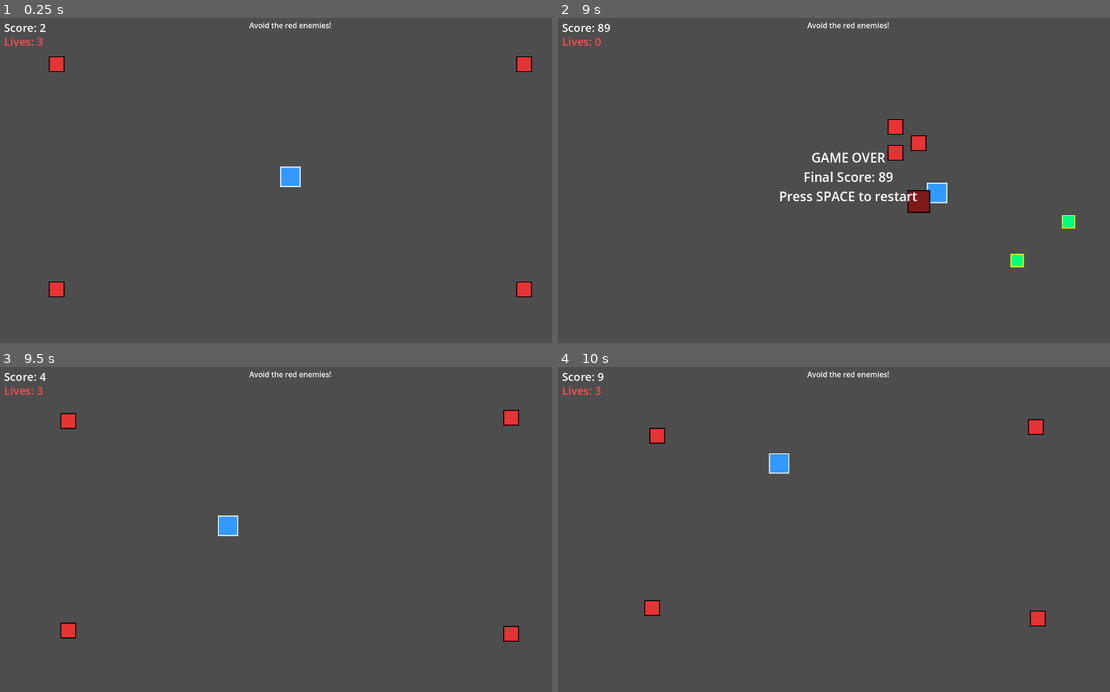
Above: before the commit, frames 1-4 (two rows, left to right).
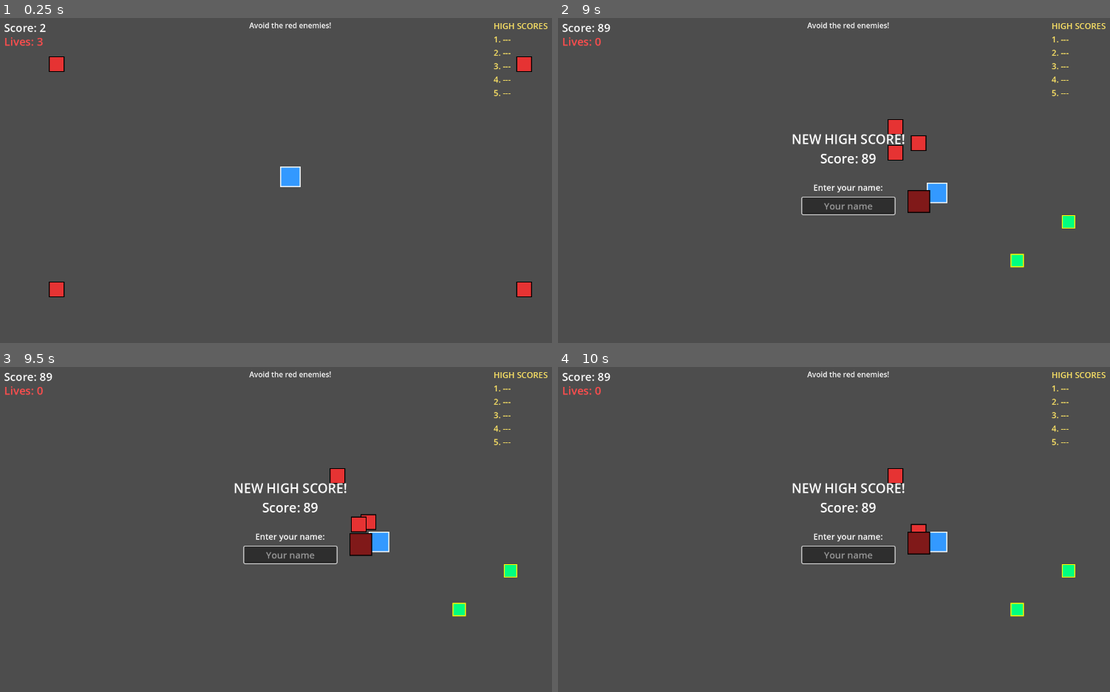
Above: after the commit, the same moments.

Repository: aryavolkan/evolve
Game: Godot game, scene res://main.tscn
Two runs of this game, one before a commit and one after it. Both use one fixed random seed, a clock stepped at 60 frames per second and the inputs below.
Inputs:
- Up to frame 1 (0.25 s): no input
- Up to frame 2 (9 s): tap Enter (ui_accept) at 0.5, 0.6, 0.77, 1.07, 1.35, 1.52, 1.82, 2.1, 2.85, 3.02, 3.32, 3.6, 3.77, 4.07, 4.35, 4.52, 4.82, 5.1, 5.85, 6.02, 6.32, 6.6, 6.77, 7.07, 7.35, 7.52, 7.82, 8.1, 8.85 s; hold Right (ui_right) 0.53-1.28 s; hold Down (ui_down) 1.28-2.03 s; hold Right (ui_right) 2.03-2.78 s; hold Up (ui_up) 2.78-3.53 s; hold Left (ui_left) 3.53-5.03 s; hold Down (ui_down) 5.03-5.78 s; hold Right (ui_right) 5.78-6.53 s; hold Up (ui_up) 6.53-7.28 s; hold Right (ui_right) 7.28-8.03 s; hold Down (ui_down) 8.03-8.78 s; hold Left (ui_left) from 8.78 s (still down)
- Up to frame 3 (9.5 s): keep holding Left (ui_left); tap Enter (ui_accept) at 9.02, 9.32 s
- Up to frame 4 (10 s): release Left (ui_left) at 9.53 s; hold Up (ui_up) from 9.53 s (still down); tap Enter (ui_accept) at 9.6, 9.77 s

The runs differ from the first frame. In frame 1, 0.2% of the frame differs, in the area x 89-100%, y 1-25%; in frame 2, 2.2%; in frame 3, 3.5%, in the area x 6-100%, y 1-85%; in frame 4, 3.4%.

Commit message:
Add persistent high score leaderboard with name entry
Features:
- Top 5 scores displayed on right side during gameplay
- Scores saved to user://highscores.save using FileAccess
- On game over, prompts for name if score qualifies
- Name limited to 10 characters, submit with ENTER
- Scores persist between game sessions

Co-Authored-By: Claude Opus 4.5 <noreply@anthropic.com>

Diff:
--- a/main.gd
+++ b/main.gd
@@ -3,14 +3,18 @@
 var score: float = 0.0
 var lives: int = 3
 var game_over: bool = false
+var entering_name: bool = false
 var next_spawn_score: float = 50.0
 var next_powerup_score: float = 30.0
 var enemy_scene: PackedScene = preload("res://enemy.tscn")
 var powerup_scene: PackedScene = preload("res://powerup.tscn")
+var high_scores: Array = []
 
 const POWERUP_DURATION: float = 5.0
 const SLOW_MULTIPLIER: float = 0.5
 const RESPAWN_INVINCIBILITY: float = 2.0
+const MAX_HIGH_SCORES: int = 5
+const SAVE_PATH: String = "user://highscores.save"
 
 # Difficulty scaling
 const BASE_ENEMY_SPEED: float = 150.0
@@ -23,6 +27,9 @@
 @onready var lives_label: Label = $CanvasLayer/UI/LivesLabel
 @onready var game_over_label: Label = $CanvasLayer/UI/GameOverLabel
 @onready var powerup_label: Label = $CanvasLayer/UI/PowerUpLabel
+@onready var scoreboard_label: Label = $CanvasLayer/UI/ScoreboardLabel
+@onready var name_entry: LineEdit = $CanvasLayer/UI/NameEntry
+@onready var name_prompt: Label = $CanvasLayer/UI/NamePrompt
 @onready var player: CharacterBody2D = $Player
 
 func _ready() -> void:
@@ -31,12 +38,20 @@
 	player.hit.connect(_on_player_hit)
 	game_over_label.visible = false
 	powerup_label.visible = false
+	name_entry.visible = false
+	name_prompt.visible = false
+	load_high_scores()
 	update_lives_display()
+	update_scoreboard_display()
 
 func _process(delta: float) -> void:
 	if game_over:
-		if Input.is_action_just_pressed("ui_accept"):
-			get_tree().reload_current_scene()
+		if entering_name:
+			if Input.is_action_just_pressed("ui_accept") and name_entry.text.strip_edges() != "":
+				submit_high_score(name_entry.text.strip_edges())
+		else:
+			if Input.is_action_just_pressed("ui_accept"):
+				get_tree().reload_current_scene()
 		return
 
 	score += delta * 10
@@ -152,9 +167,60 @@
 
 	if lives <= 0:
 		game_over = true
-		game_over_label.text = "GAME OVER\nFinal Score: %d\nPress SPACE to restart" % int(score)
-		game_over_label.visible = true
 		get_tree().paused = true
+
+		if is_high_score(int(score)):
+			entering_name = true
+			game_over_label.text = "NEW HIGH SCORE!\nScore: %d" % int(score)
+			game_over_label.visible = true
+			name_prompt.visible = true
+			name_entry.visible = true
+			name_entry.text = ""
+			name_entry.grab_focus()
+		else:
+			game_over_label.text = "GAME OVER\nFinal Score: %d\nPress SPACE to restart" % int(score)
+			game_over_label.visible = true
 	else:
 		# Respawn player at center with brief invincibility
 		player.respawn(Vector2(640, 360), RESPAWN_INVINCIBILITY)
+
+# High score functions
+func load_high_scores() -> void:
+	if FileAccess.file_exists(SAVE_PATH):
+		var file = FileAccess.open(SAVE_PATH, FileAccess.READ)
+		var data = file.get_var()
+		if data is Array:
+			high_scores = data
+		file.close()
+
+func save_high_scores() -> void:
+	var file = FileAccess.open(SAVE_PATH, FileAccess.WRITE)
+	file.store_var(high_scores)
+	file.close()
+
+func is_high_score(new_score: int) -> bool:
+	if high_scores.size() < MAX_HIGH_SCORES:
+		return true
+	return new_score > high_scores[-1]["score"]
+
+func submit_high_score(player_name: String) -> void:
+	var entry = { "name": player_name.substr(0, 10), "score": int(score) }
+	high_scores.append(entry)
+	high_scores.sort_custom(func(a, b): return a["score"] > b["score"])
+	if high_scores.size() > MAX_HIGH_SCORES:
+		high_scores.resize(MAX_HIGH_SCORES)
+	save_high_scores()
+
+	entering_name = false
+	name_entry.visible = false
+	name_prompt.visible = false
+	game_over_label.text = "GAME OVER\nFinal Score: %d\nPress SPACE to restart" % int(score)
+	update_scoreboard_display()
+
+func update_scoreboard_display() -> void:
+	var text = "HIGH SCORES\n"
+	for i in range(high_scores.size()):
+		text += "%d. %s - %d\n" % [i + 1, high_scores[i]["name"], high_scores[i]["score"]]
+	for i in range(high_scores.size(), MAX_HIGH_SCORES):
+		text += "%d. ---\n" % [i + 1]
+	scoreboard_label.text = text
--- a/main.tscn
+++ b/main.tscn
@@ -73,15 +73,65 @@
 anchor_right = 0.5
 anchor_bottom = 0.5
 offset_left = -200.0
-offset_top = -60.0
+offset_top = -120.0
 offset_right = 200.0
-offset_bottom = 60.0
+offset_bottom = 0.0
 grow_horizontal = 2
 grow_vertical = 2
 theme_override_font_sizes/font_size = 28
 text = "GAME OVER"
 horizontal_alignment = 1
 vertical_alignment = 1
+
+[node name="NamePrompt" type="Label" parent="CanvasLayer/UI"]
+layout_mode = 1
+anchors_preset = 8
+anchor_left = 0.5
+anchor_top = 0.5
+anchor_right = 0.5
+anchor_bottom = 0.5
+offset_left = -150.0
+offset_top = 10.0
+offset_right = 150.0
+offset_bottom = 40.0
+grow_horizontal = 2
+grow_vertical = 2
+theme_override_font_sizes/font_size = 18
+text = "Enter your name:"
+horizontal_alignment = 1
+
+[node name="NameEntry" type="LineEdit" parent="CanvasLayer/UI"]
+layout_mode = 1
+anchors_preset = 8
+anchor_left = 0.5
+anchor_top = 0.5
+anchor_right = 0.5
+anchor_bottom = 0.5
+offset_left = -100.0
+offset_top = 45.0
+offset_right = 100.0
+offset_bottom = 80.0
+grow_horizontal = 2
+grow_vertical = 2
+theme_override_font_sizes/font_size = 20
+placeholder_text = "Your name"
+alignment = 1
+max_length = 10
+
+[node name="ScoreboardLabel" type="Label" parent="CanvasLayer/UI"]
+layout_mode = 0
+offset_left = 1080.0
+offset_top = 20.0
+offset_right = 1260.0
+offset_bottom = 200.0
+theme_override_colors/font_color = Color(1, 0.9, 0.4, 1)
+theme_override_font_sizes/font_size = 18
+text = "HIGH SCORES
+1. ---
+2. ---
+3. ---
+4. ---
+5. ---"
 
 [node name="Player" parent="." instance=ExtResource("2_player")]
 position = Vector2(640, 360)
Not shown, changed: CLAUDE.md
